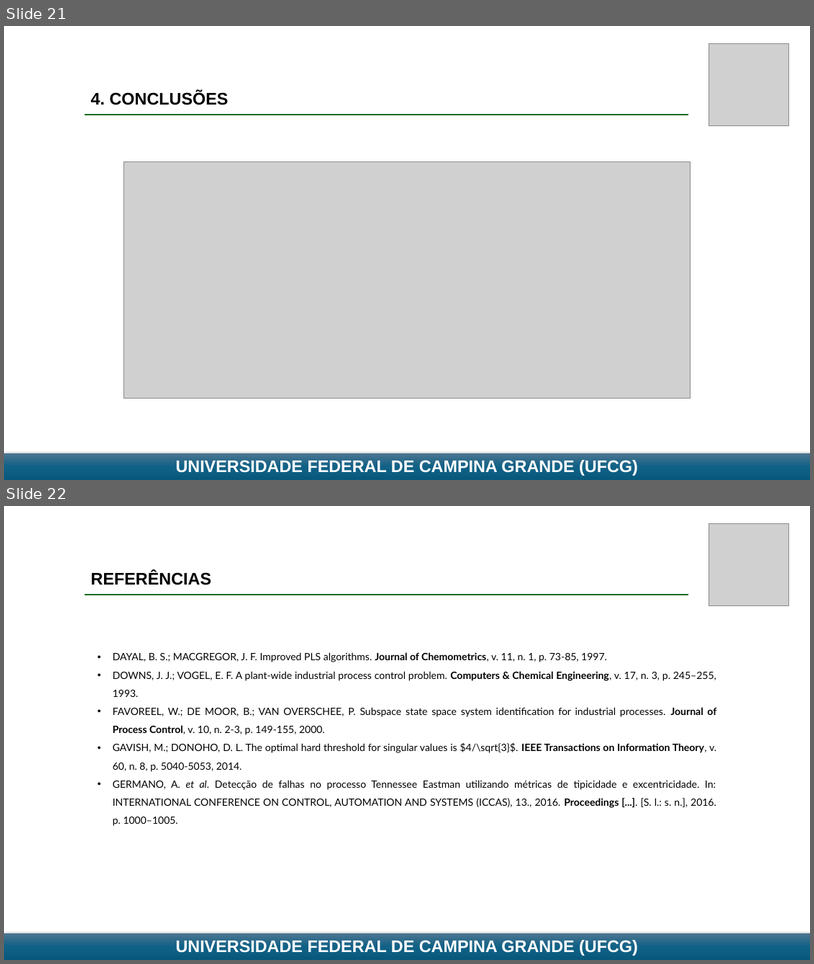
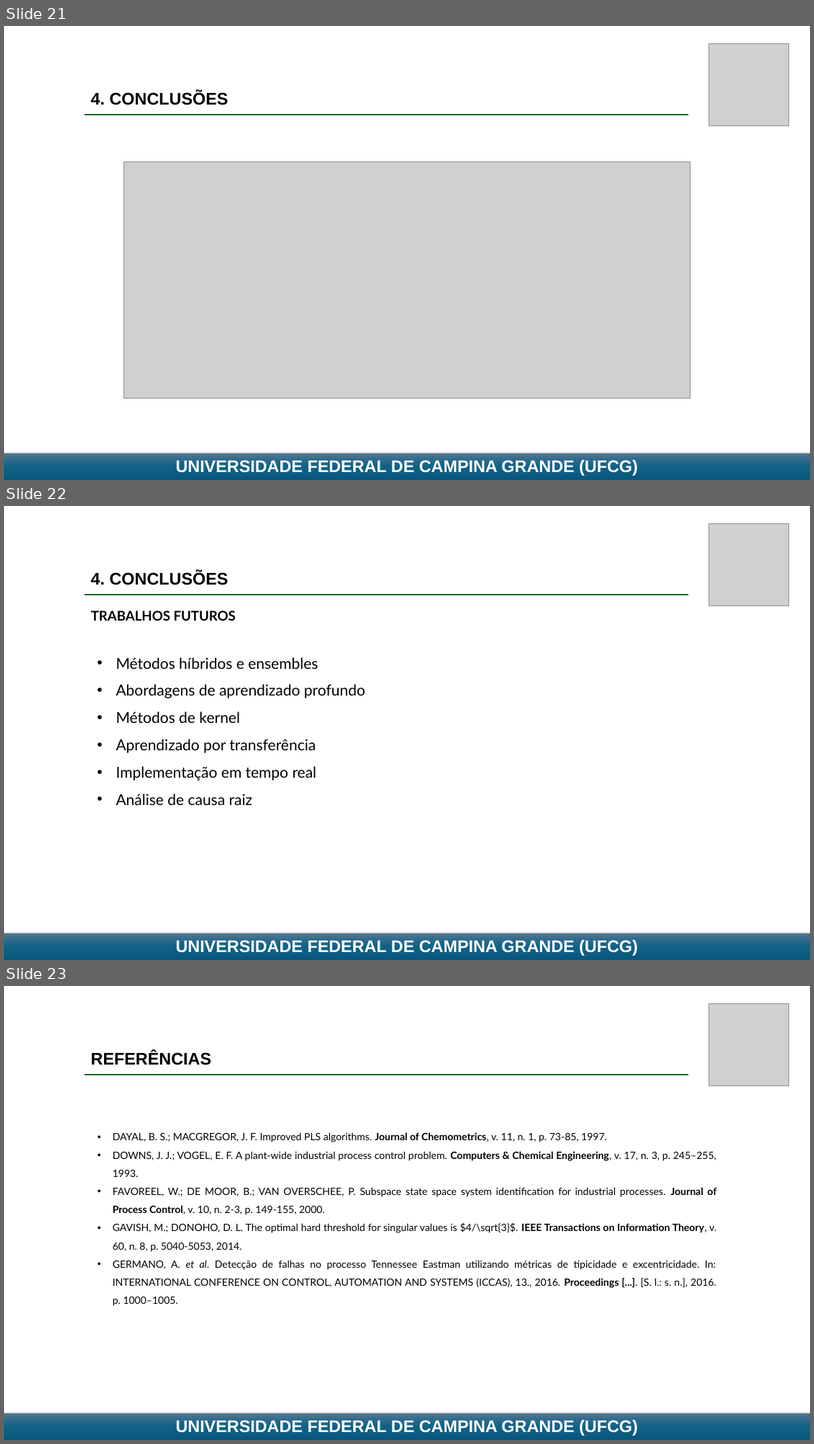
Before and after one commit to SauloJose/SistemasInteligentes2026, a slide deck: Atividade 3 - Identificação de Falhas/Apresentação 3 - FALTAS - Saulo.pptx. Shown one above the other, each under a label of ours: slides 21 and 22 before the commit, slides 21, 22 and 23 after it. The pictures are 814x964 and 814x1444 pixels, drawn with LibreOffice and Linux fonts; fonts in the diff are those of the drawing; grey boxes stand for pictures. Boxes give left, top, right and bottom in pixels: in the first picture for what was removed or moved away, otherwise in the second. Text is boxed around its words. In the diff, an @@ line names an element or a change of style, - is before the commit and + after.

```diff
--- a/Atividade 3 - Identificação de Falhas/Apresentação 3 - FALTAS - Saulo.pptx
+++ b/Atividade 3 - Identificação de Falhas/Apresentação 3 - FALTAS - Saulo.pptx
@@ slide 22 added at (4,506,810,960), background #FFFFFF @@
@@ picture added at (710,523,790,605) @@
@@ text added at (91,571,229,585), 20 pt, text #000000, bold @@
+4. CONCLUSÕES
@@ line added from (85, 595) to (689, 595), #196B24 2 pt @@
@@ text added at (91,610,236,620), 16 pt, text #000000, bold @@
+TRABALHOS FUTUROS
@@ text added at (116,657,365,805), 18 pt, text #000000 @@
+• Métodos híbridos e ensembles
+• Abordagens de aprendizado profundo
+• Métodos de kernel
+• Aprendizado por transferência
+• Implementação em tempo real
+• Análise de causa raiz
@@ rectangle added at (4,933,810,960), fill gradient #4C7591 to #106287 to #09597D, 20 pt, text #FFFFFF, bold @@
+UNIVERSIDADE FEDERAL DE CAMPINA GRANDE (UFCG)
@@ what was slide 22 is now slide 23 @@
```
Also in this commit, not shown: 2 slides changed, 1 other file.
